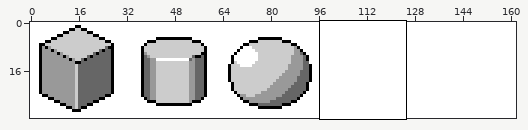
Pixel-art file -- BasicShapes/5shapes6.aseprite. The picture above shows the old version from afar; the outline marks the close-up.
Close-up. First the earlier version:
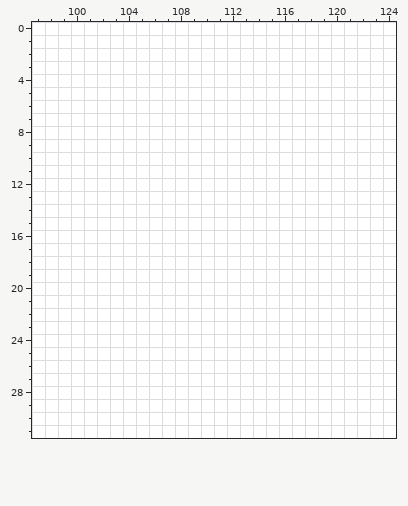
162x32 pixels, 1 frame. Shown: x 97..124, y 0..31.
Now the later version:
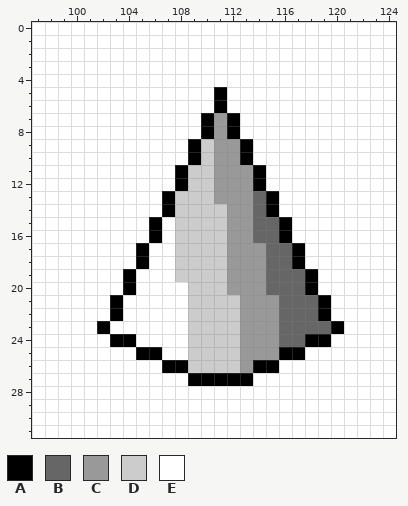
Palette (. is transparent): A #000000  B #666666  C #999999  D #cccccc  E #ffffff
What changed:
--- layer "Layer 2"
@@ x 97..124 @@
  4 EEEEEEEEEEEEEEEEEEEEEEEEEEEE
- 5 EEEEEEEEEEEEEEEEEEEEEEEEEEEE
- 6 EEEEEEEEEEEEEEEEEEEEEEEEEEEE
- 7 EEEEEEEEEEEEEEEEEEEEEEEEEEEE
- 8 EEEEEEEEEEEEEEEEEEEEEEEEEEEE
- 9 EEEEEEEEEEEEEEEEEEEEEEEEEEEE
-10 EEEEEEEEEEEEEEEEEEEEEEEEEEEE
-11 EEEEEEEEEEEEEEEEEEEEEEEEEEEE
-12 EEEEEEEEEEEEEEEEEEEEEEEEEEEE
-13 EEEEEEEEEEEEEEEEEEEEEEEEEEEE
-14 EEEEEEEEEEEEEEEEEEEEEEEEEEEE
-15 EEEEEEEEEEEEEEEEEEEEEEEEEEEE
-16 EEEEEEEEEEEEEEEEEEEEEEEEEEEE
-17 EEEEEEEEEEEEEEEEEEEEEEEEEEEE
-18 EEEEEEEEEEEEEEEEEEEEEEEEEEEE
-19 EEEEEEEEEEEEEEEEEEEEEEEEEEEE
-20 EEEEEEEEEEEEEEEEEEEEEEEEEEEE
-21 EEEEEEEEEEEEEEEEEEEEEEEEEEEE
-22 EEEEEEEEEEEEEEEEEEEEEEEEEEEE
-23 EEEEEEEEEEEEEEEEEEEEEEEEEEEE
-24 EEEEEEEEEEEEEEEEEEEEEEEEEEEE
-25 EEEEEEEEEEEEEEEEEEEEEEEEEEEE
-26 EEEEEEEEEEEEEEEEEEEEEEEEEEEE
-27 EEEEEEEEEEEEEEEEEEEEEEEEEEEE
+ 5 EEEEEEEEEEEEEEAEEEEEEEEEEEEE
+ 6 EEEEEEEEEEEEEEAEEEEEEEEEEEEE
+ 7 EEEEEEEEEEEEEACAEEEEEEEEEEEE
+ 8 EEEEEEEEEEEEEACAEEEEEEEEEEEE
+ 9 EEEEEEEEEEEEADCCAEEEEEEEEEEE
+10 EEEEEEEEEEEEADCCAEEEEEEEEEEE
+11 EEEEEEEEEEEADDCCCAEEEEEEEEEE
+12 EEEEEEEEEEEADDCCCAEEEEEEEEEE
+13 EEEEEEEEEEADDDCCCBAEEEEEEEEE
+14 EEEEEEEEEEADDDDCCBAEEEEEEEEE
+15 EEEEEEEEEAEDDDDCCBBAEEEEEEEE
+16 EEEEEEEEEAEDDDDCCBBAEEEEEEEE
+17 EEEEEEEEAEEDDDDCCCBBAEEEEEEE
+18 EEEEEEEEAEEDDDDCCCBBAEEEEEEE
+19 EEEEEEEAEEEDDDDCCCBBBAEEEEEE
+20 EEEEEEEAEEEEDDDCCCBBBAEEEEEE
+21 EEEEEEAEEEEEDDDDCCCBBBAEEEEE
+22 EEEEEEAEEEEEDDDDCCCBBBAEEEEE
+23 EEEEEAEEEEEEDDDDCCCBBBBAEEEE
+24 EEEEEEAAEEEEDDDDCCCBBAAEEEEE
+25 EEEEEEEEAAEEDDDDCCCAAEEEEEEE
+26 EEEEEEEEEEAADDDDCAAEEEEEEEEE
+27 EEEEEEEEEEEEAAAAAEEEEEEEEEEE
 28 EEEEEEEEEEEEEEEEEEEEEEEEEEEE
Boxes around the changes in both close-ups, in picture pixels (x1, y1, x2, y2):
changed: (97, 87, 344, 386)
